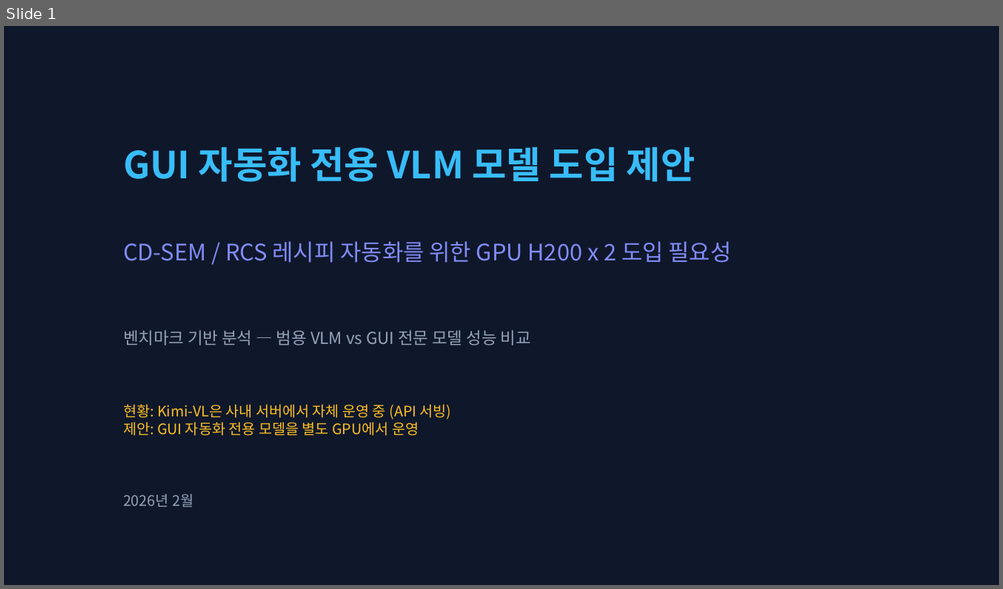
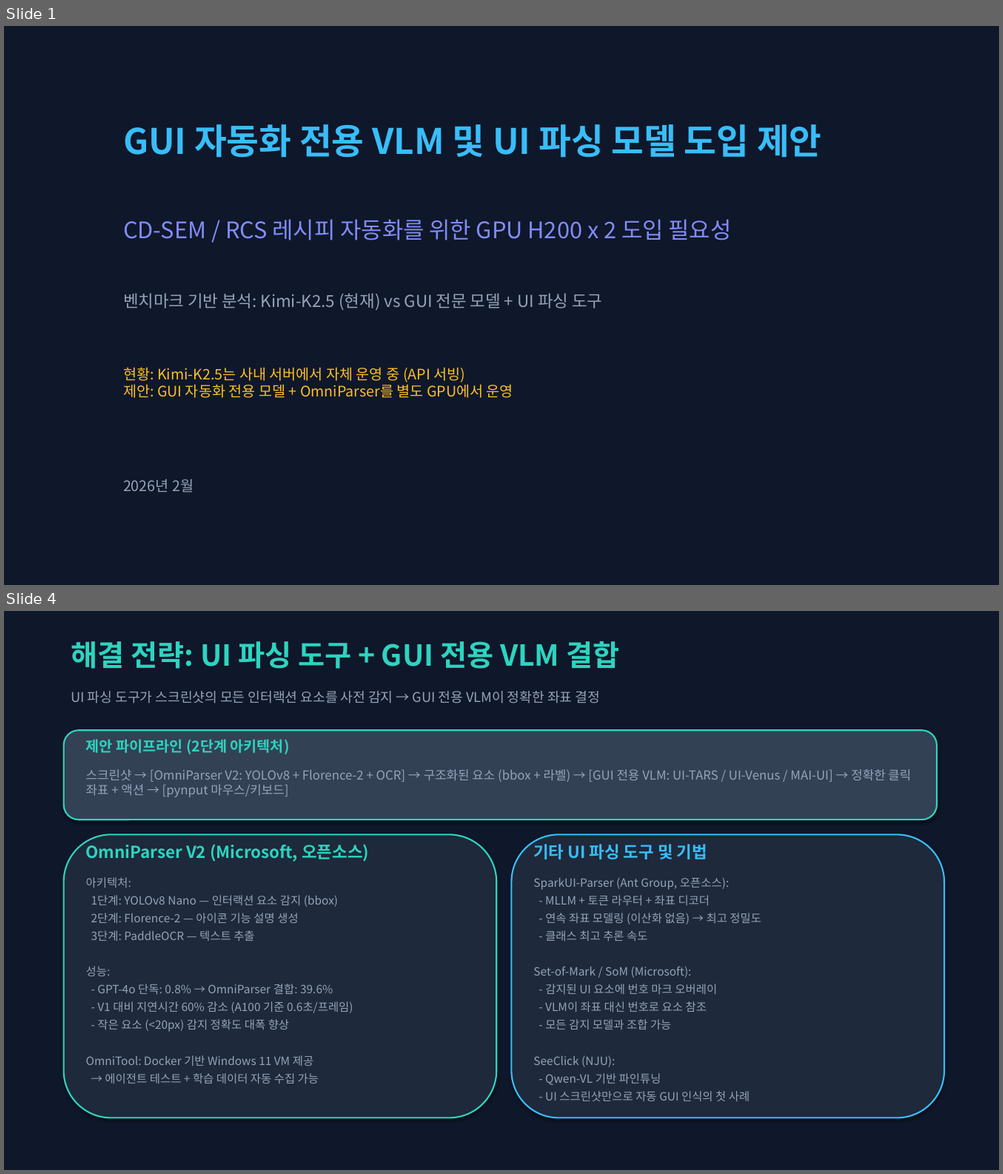
Before and after one commit to DarrenKoi/auto_recipe_creator, a slide deck: docs/gui_vlm_gpu_h200_proposal.pptx. Shown one above the other, each under a label of ours: slide 1 before the commit, slides 1 and 4 after it; the slides between them are not shown. The pictures are 1003x589 and 1003x1174 pixels, drawn with LibreOffice and Linux fonts; fonts in the diff are those of the drawing. Boxes give left, top, right and bottom in pixels: in the first picture for what was removed or moved away, otherwise in the second. Text is boxed around its words. In the diff, an @@ line names an element or a change of style, - is before the commit and + after.

```diff
--- a/docs/gui_vlm_gpu_h200_proposal.pptx
+++ b/docs/gui_vlm_gpu_h200_proposal.pptx
@@ slide 4 added at bbox=[4, 611, 999, 1170], background #0F172A @@
@@ text added at bbox=[71, 641, 619, 669], 28 pt, text #2DD4BF, bold @@
+해결 전략: UI 파싱 도구 + GUI 전용 VLM 결합
@@ text added at bbox=[71, 691, 599, 703], 13 pt, text #94A3B8 @@
+UI 파싱 도구가 스크린샷의 모든 인터랙션 요소를 사전 감지 → GUI 전용 VLM이 정확한 좌표 결정
@@ rounded rectangle added at bbox=[64, 730, 936, 820], fill #334155, outline #2DD4BF 1.5 pt @@
@@ text added at bbox=[86, 739, 290, 755], 14 pt, text #2DD4BF, bold @@
+제안 파이프라인 (2단계 아키텍처)
@@ text added at bbox=[86, 769, 910, 797], 12 pt, text #94A3B8 @@
+스크린샷 → [OmniParser V2: YOLOv8 + Florence-2 + OCR] → 구조화된 요소 (bbox + 라벨) → [GUI 전용 VLM: UI-TARS / UI-Venus / MAI-UI] → 정확한 클릭 좌표 + 액션 → [pynput 마우스/키보드]
@@ rounded rectangle added at bbox=[64, 834, 496, 1119], fill #1E293B, outline #2DD4BF 1.5 pt @@
@@ text added at bbox=[86, 842, 369, 862], 16 pt, text #2DD4BF, bold @@
+OmniParser V2 (Microsoft, 오픈소스)
@@ rounded rectangle added at bbox=[512, 834, 944, 1119], fill #1E293B, outline #38BDF8 1.5 pt @@
@@ text added at bbox=[533, 842, 707, 860], 16 pt, text #38BDF8, bold @@
+기타 UI 파싱 도구 및 기법
@@ text added at bbox=[86, 877, 353, 1084], 11 pt, text #94A3B8 @@
+아키텍처:
+1단계: YOLOv8 Nano — 인터랙션 요소 감지 (bbox)
+2단계: Florence-2 — 아이콘 기능 설명 생성
+3단계: PaddleOCR — 텍스트 추출
+성능:
+- GPT-4o 단독: 0.8% → OmniParser 결합: 39.6%
+- V1 대비 지연시간 60% 감소 (A100 기준 0.6초/프레임)
+- 작은 요소 (<20px) 감지 정확도 대폭 향상
+OmniTool: Docker 기반 Windows 11 VM 제공
+→ 에이전트 테스트 + 학습 데이터 자동 수집 가능
@@ text added at bbox=[533, 878, 761, 1102], 11 pt, text #94A3B8 @@
+SparkUI-Parser (Ant Group, 오픈소스):
+- MLLM + 토큰 라우터 + 좌표 디코더
+- 연속 좌표 모델링 (이산화 없음) → 최고 정밀도
+- 클래스 최고 추론 속도
+Set-of-Mark / SoM (Microsoft):
+- 감지된 UI 요소에 번호 마크 오버레이
+- VLM이 좌표 대신 번호로 요소 참조
+- 모든 감지 모델과 조합 가능
+SeeClick (NJU):
+- Qwen-VL 기반 파인튜닝
+- UI 스크린샷만으로 자동 GUI 인식의 첫 사례
@@ slide 1 changed as well @@
@@ text at bbox=[123, 124, 822, 158]: text changed; size 36 to 34 pt @@
-GUI 자동화 전용 VLM 모델 도입 제안
+GUI 자동화 전용 VLM 및 UI 파싱 모델 도입 제안
@@ text "CD-SEM / RCS 레시피 자동화를 ...": place and size @@
-text "CD-SEM / RCS 레시피 자동화를 ..." at bbox=[123, 241, 731, 263]
+text "CD-SEM / RCS 레시피 자동화를 ..." at bbox=[123, 219, 731, 241]
@@ text at bbox=[123, 293, 602, 310]: text changed @@
-벤치마크 기반 분석 — 범용 VLM vs GUI 전문 모델 성능 비교
+벤치마크 기반 분석: Kimi-K2.5 (현재) vs GUI 전문 모델 + UI 파싱 도구
@@ text at bbox=[123, 367, 513, 398]: text changed @@
-현황: Kimi-VL은 사내 서버에서 자체 운영 중 (API 서빙)
-제안: GUI 자동화 전용 모델을 별도 GPU에서 운영
+현황: Kimi-K2.5는 사내 서버에서 자체 운영 중 (API 서빙)
+제안: GUI 자동화 전용 모델 + OmniParser를 별도 GPU에서 운영
@@ text "2026년 2월": place and size @@
-text "2026년 2월" at bbox=[123, 494, 193, 508]
+text "2026년 2월" at bbox=[123, 480, 193, 493]
```
Also in this commit, not shown: 7 other slides changed, 2 other files.
